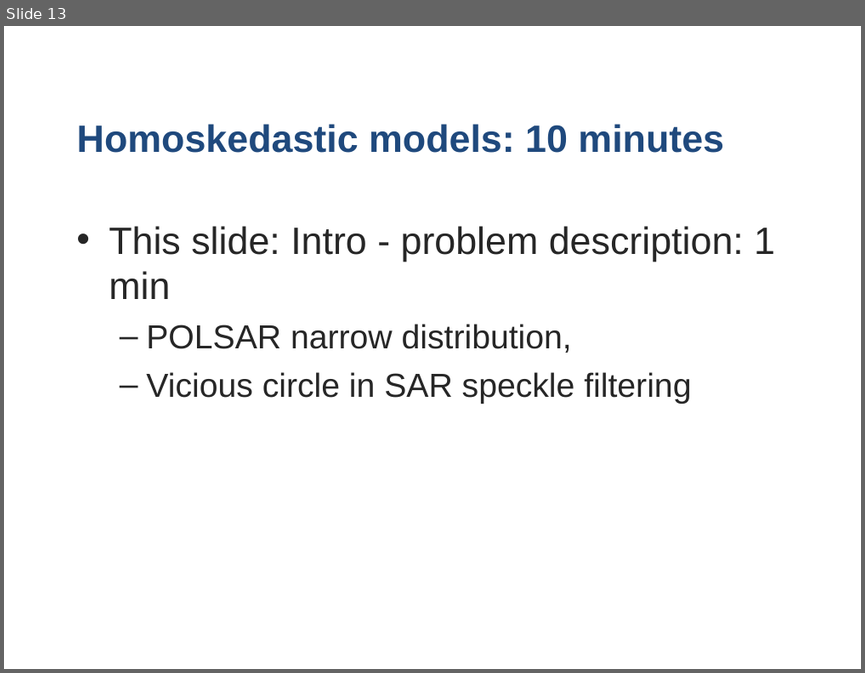
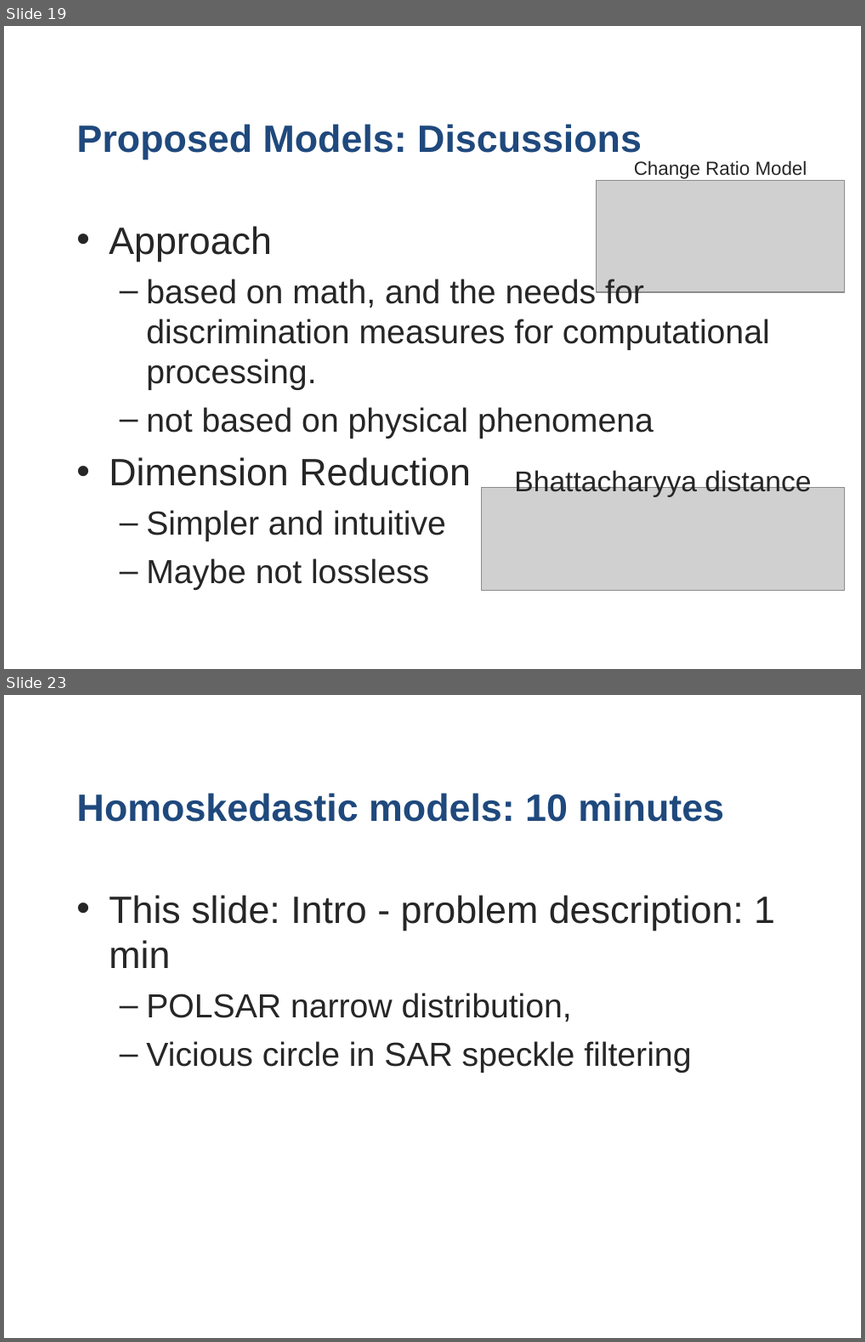
Before and after one commit to stivo-suong/thesis-latex-dev, a slide deck: oral_defense/Scalar & Homoskedastic Models for SAR & POLSAR.pptx.ppt. Shown one above the other, each under a label of ours: slide 13 before the commit, slides 19 and 23 after it; the slides between them are not shown. The pictures are 865x673 and 865x1342 pixels, drawn with LibreOffice and Linux fonts; fonts in the diff are those of the drawing; grey boxes stand for pictures; background and template pictures are left out. Boxes give left, top, right and bottom in pixels: in the first picture for what was removed or moved away, otherwise in the second. Text is boxed around its words. In the diff, an @@ line names an element or a change of style, - is before the commit and + after.

```diff
--- a/oral_defense/Scalar & Homoskedastic Models for SAR & POLSAR.pptx.ppt
+++ b/oral_defense/Scalar & Homoskedastic Models for SAR & POLSAR.pptx.ppt
@@ slide 19 added at <box>4,26,861,669</box>, background #FFFFFF @@
@@ title added at <box>77,124,642,159</box>, 32 pt, text #1F497D, bold @@
+Proposed Models: Discussions
@@ text added at <box>634,160,807,179</box>, 16 pt, text #262626 @@
+Change Ratio Model
@@ picture added at <box>596,180,845,291</box> @@
@@ text added at <box>109,226,770,590</box>, 28 pt, text #262626 @@
+• Approach
+  – based on math, and the needs for discrimination measures for computational processing.
+  – not based on physical phenomena
+• Dimension Reduction
+  – Simpler and intuitive
+  – Maybe not lossless
@@ text added at <box>514,468,811,497</box>, 24 pt, text #262626 @@
+Bhattacharyya distance
@@ picture added at <box>481,488,844,590</box> @@
@@ what was slide 13 is now slide 23 @@
```
Also in this commit, not shown: 3 slides changed, 16 other slides added, 6 slides removed.
